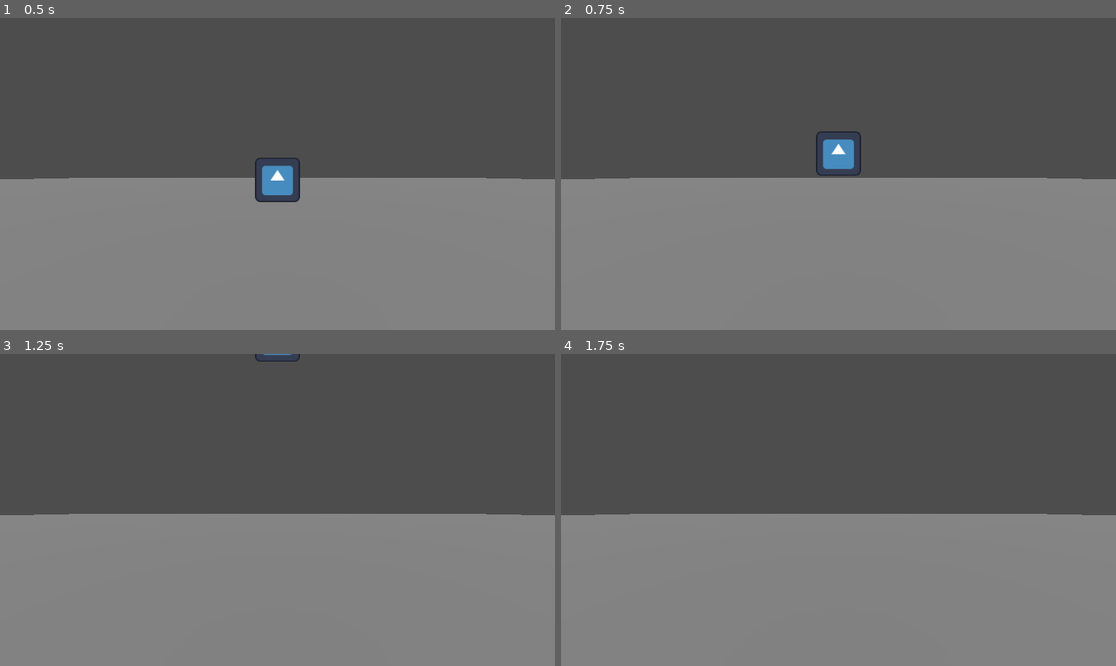
Above: before the commit, frames 1-4 (two rows, left to right).
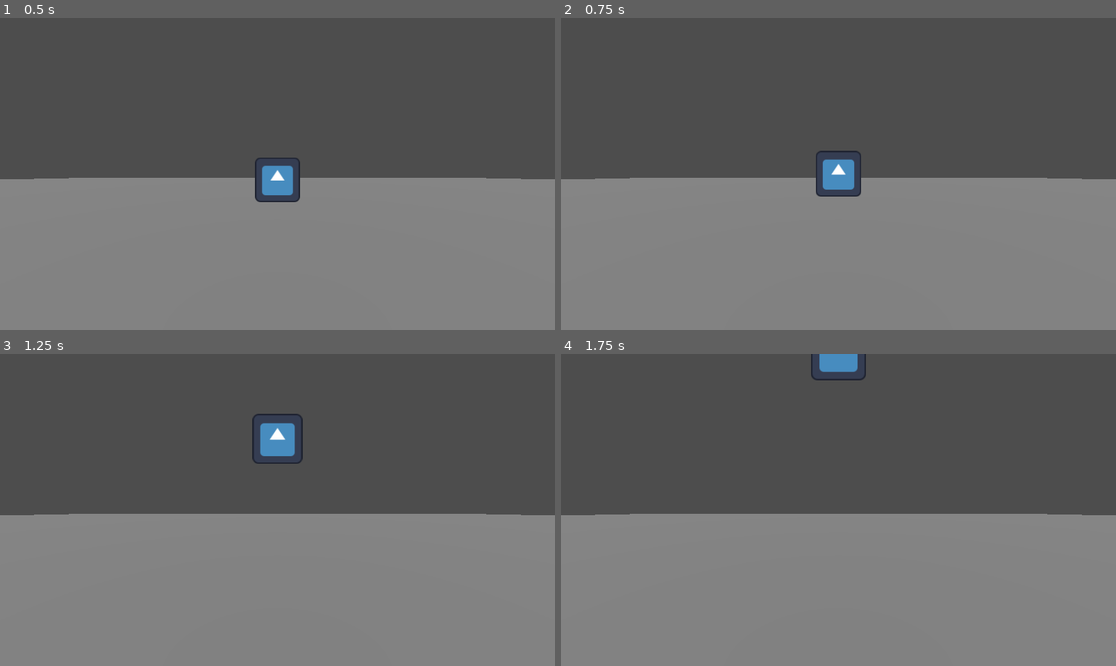
Above: after the commit, the same moments.

Repository: F100cTomas/Flight-Simulator
Game: Godot game, scene res://Scenes/main.tscn
The game is run twice, just before and just after one commit, with the same random seed, the same clock (stepped at 60 frames per second) and the same inputs. The engine's default icon, where the game draws it, is replaced by a stand-in: a white triangle on a blue panel in a dark square.
Inputs:
- Up to frame 1 (0.5 s): no input
- Up to frame 2 (0.75 s): tap Enter at 0.5 s; tap Space at 0.6 s
- Up to frame 3 (1.25 s): tap Space at 0.77, 1.07 s
- Up to frame 4 (1.75 s): tap Space at 1.35, 1.52 s

Frame 1 is identical in both runs. In frame 2, 1.1% of the frame differs, in the area x 45-55%, y 36-58%; in frame 3, 1.0%; in frame 4, 0.5%.

Commit message:
Minor changes

Diff:
--- a/Scripts/rigid_body_3d.gd
+++ b/Scripts/rigid_body_3d.gd
@@ -3,4 +3,5 @@
 
 func _input(event: InputEvent) -> void:
 	if event is InputEventKey and event.pressed and event.keycode == KEY_SPACE:
-		linear_velocity.y = 10.0
+		linear_velocity.y = 5.0
+		linear_velocity.z = 1.0
Not shown, changed: README.md
